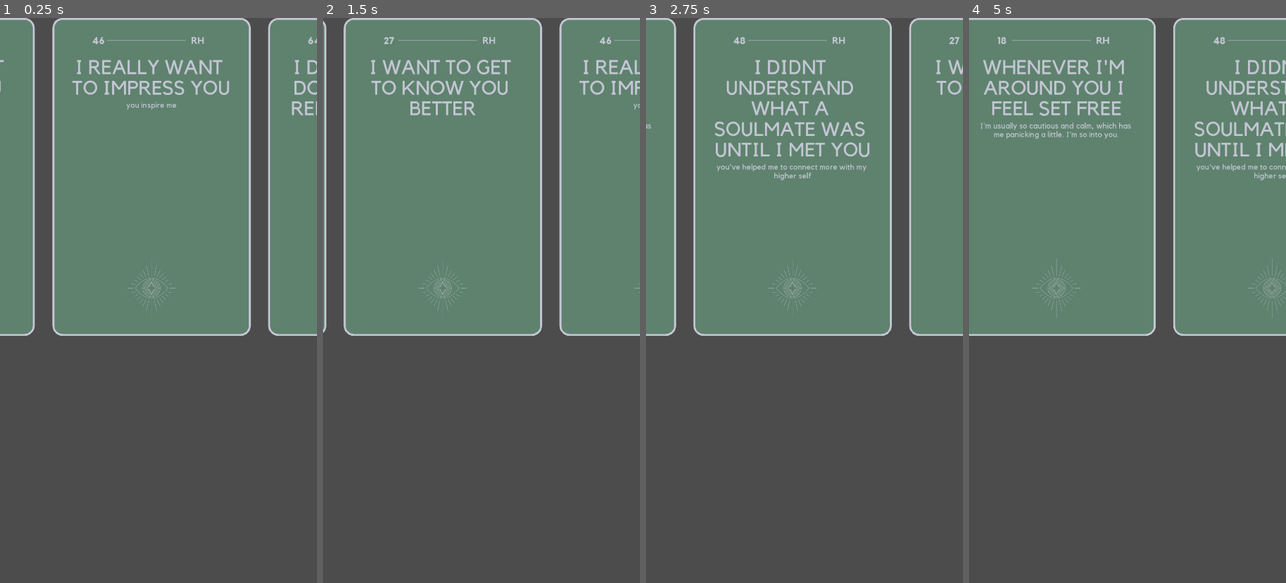
Above: before the commit, frames 1-4 (left to right).
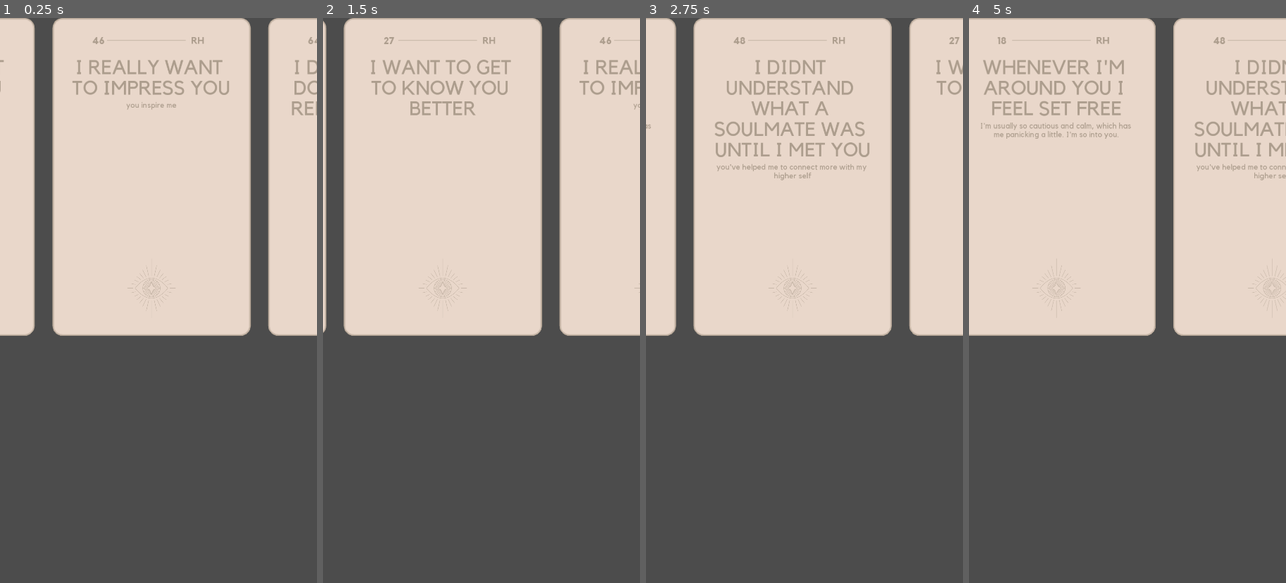
Above: after the commit, the same moments.

Repository: collectivenectar/therealrealoracle
Game: Godot game, scene res://scenes/DrawingCards/Carousels/JournalCarousel.tscn
Two runs of this game, one before a commit and one after it. Both use one fixed random seed, a clock stepped at 60 frames per second and the inputs below. This scene is started directly instead of the project's main scene.
Inputs (mouse positions are in pixels of both pictures, inside the frame that each line leads up to):
- Up to frame 1 (0.25 s): no input
- Up to frame 2 (1.5 s): tap Enter at 0.5 s; drag from (475, 164) to (513, 176) at 0.52 s; drag from (418, 328) to (465, 413) at 1.27 s
- Up to frame 3 (2.75 s): move the mouse to (836, 176) at 2.02 s; click (836, 176) at 2.17 s
- Up to frame 4 (5 s): drag from (1111, 413) to (1032, 215) at 2.77 s; move the mouse to (1222, 385) at 3.52 s; click (1222, 385) at 3.67 s; tap Space at 4.25 s; drag from (1032, 215) to (1079, 159) at 4.27 s

The runs differ from the first frame. In frame 1, 50% of the frame differs, in the area x 0-100%, y 0-57%; in frame 2, 50%; in frame 3, 50%; in frame 4, 53%.

Commit message:
changed some colors for palette discovery, fixed journalcarousels inactive vs inertia state change

Diff:
--- a/resources/styleboxes/Color30-det8-bordw0-cornrad5.tres
+++ b/resources/styleboxes/Color30-det8-bordw0-cornrad5.tres
@@ -1,7 +1,7 @@
 [gd_resource type="StyleBoxFlat" format=2]
 
 [resource]
-bg_color = Color( 0.772549, 0.780392, 0.839216, 1 )
+bg_color = Color( 0.917647, 0.847059, 0.796078, 1 )
 corner_radius_top_left = 10
 corner_radius_top_right = 10
 corner_radius_bottom_right = 10
--- a/resources/styleboxes/Color60-det8-bordw0-cornrad0.tres
+++ b/resources/styleboxes/Color60-det8-bordw0-cornrad0.tres
@@ -1,4 +1,4 @@
 [gd_resource type="StyleBoxFlat" format=2]
 
 [resource]
-bg_color = Color( 0.372549, 0.513726, 0.431373, 1 )
+bg_color = Color( 0.819608, 0.698039, 0.639216, 1 )
--- a/scenes/Card.tscn
+++ b/scenes/Card.tscn
@@ -19,6 +19,7 @@
 border_width_right = 5
 border_width_bottom = 5
 border_color = Color( 0.772549, 0.780392, 0.839216, 1 )
+border_blend = true
 corner_radius_top_left = 25
 corner_radius_top_right = 25
 corner_radius_bottom_right = 25
@@ -189,8 +190,8 @@
 
 [node name="Back" type="Control" parent="."]
 visible = false
-margin_right = 40.0
-margin_bottom = 40.0
+margin_right = 500.0
+margin_bottom = 800.0
 rect_min_size = Vector2( 500, 800 )
 mouse_filter = 1
 __meta__ = {
--- a/scripts/DeckCarousel/JournalCarousel.gd
+++ b/scripts/DeckCarousel/JournalCarousel.gd
@@ -28,7 +28,7 @@
 onready var click_up_position : Vector2
 onready var dragging : bool
 onready var pressed : bool = false
-#instatiation of the blank card scene
+#instantiation of the blank card scene
 onready var card : PackedScene = preload("res://scenes/Card.tscn")
 #virtual carousel variables for inertia calculations
 var window_position : float = 0
@@ -36,10 +36,12 @@
 var carousel_inertia_initial : float = 0
 #state variable has 3 states or I'd use boolean
 var animation_state : String = "inactive"
+var is_done_animating : float
 #signal for when a user has clicked the 'add card' button for the middle card
 signal card_chosen(progress)
 
 func _ready():
+	is_done_animating = window_end_position - window_position
 	#for each of the (5) card placeholders
 	for i in get_child_count():
 		#add a blank card instance to each placeholder
@@ -56,7 +58,6 @@
 	global.draw()
 	#sets the scene by pushing the current window_position through _carousel_dragged_pos
 	_carousel_dragged_pos(window_position)
-	print(window_position)
 
 func _process(delta):
 	#only active when someone has dragged and released carousel with momentum
@@ -69,8 +70,7 @@
 		#takes new window_position and pushes through _carousel_dragged_pos()
 		_carousel_dragged_pos(window_position)
 		#if the window_position has reached the end position, kill animation
-		print(window_position)
-		if window_position == window_end_position:
+		if abs(window_end_position - window_position) < 0.001:
 			animation_state = "inactive"
 
 func _gui_input(event):
--- a/scripts/global.gd
+++ b/scripts/global.gd
@@ -94,9 +94,9 @@
 ]
 
 #UI COLOR MANAGEMENT SECTION
-onready var color_dominant : Color = Color(0.372549, 0.513725, 0.431372, 1.0)
-onready var color_compliment : Color = Color (0.772549, 0.780392, 0.839215)
-onready var color_accent : Color = Color(0.772549, 0.772549, 0.662745)
+onready var color_dominant : Color = Color(0.917, 0.847, 0.796)
+onready var color_compliment : Color = Color(0.678, 0.619, 0.556)
+onready var color_accent : Color = Color(0.678, 0.619, 0.556)
 
 #DECK ARRAY MANAGEMENT SECTION
 
